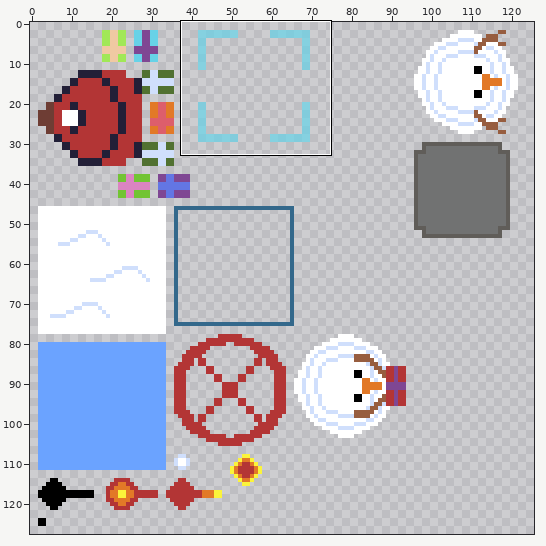
File history of a sprite sheet, lib/assets/img/assets.png. Above: a wide view before the commit, with the close-up outlined.
Close-up. The starting point:
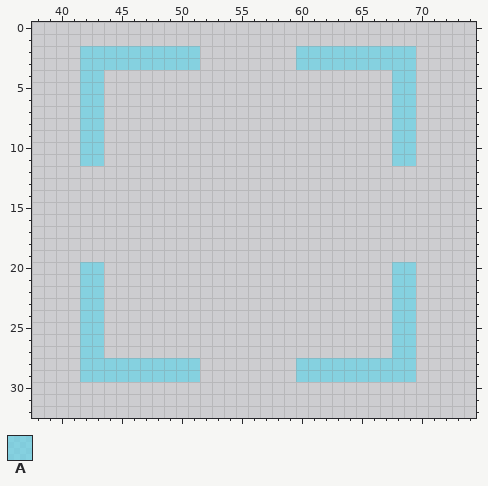
The file is 128x128 pixels. Shown: x 38..74, y 0..32. The wide view leaves out empty margins.
Palette (. is transparent): A #67d2e7b3
Pixels before, first column x 42:
 2 AAAAAAAAAA........AAAAAAAAAA
 3 AAAAAAAAAA........AAAAAAAAAA
 4 AA........................AA
 5 AA........................AA
 6 AA........................AA
 7 AA........................AA
 8 AA........................AA
 9 AA........................AA
10 AA........................AA
11 AA........................AA
12 ............................
13 ............................
14 ............................
15 ............................
16 ............................
17 ............................
18 ............................
19 ............................
20 AA........................AA
21 AA........................AA
22 AA........................AA
23 AA........................AA
24 AA........................AA
25 AA........................AA
26 AA........................AA
27 AA........................AA
28 AAAAAAAAAA........AAAAAAAAAA
29 AAAAAAAAAA........AAAAAAAAAA
After:
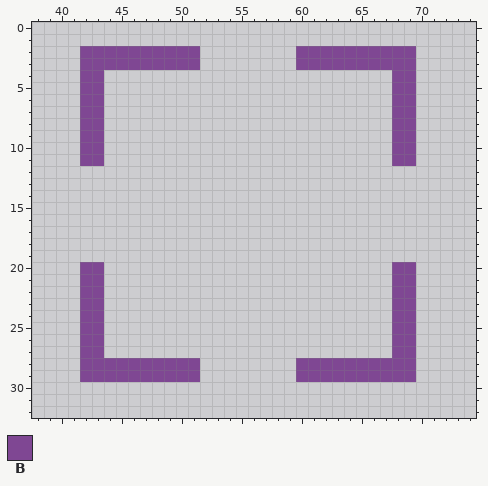
Colours new in this view: B #7f4793
Diff:
Colour B replaces colour A in rows 2 to 3 at x 42 to 51 and 60 to 69; in rows 4 to 11 at x 42 to 43 and 68 to 69; in rows 20 to 27 at x 42 to 43 and 68 to 69; in rows 28 to 29 at x 42 to 51 and 60 to 69.
